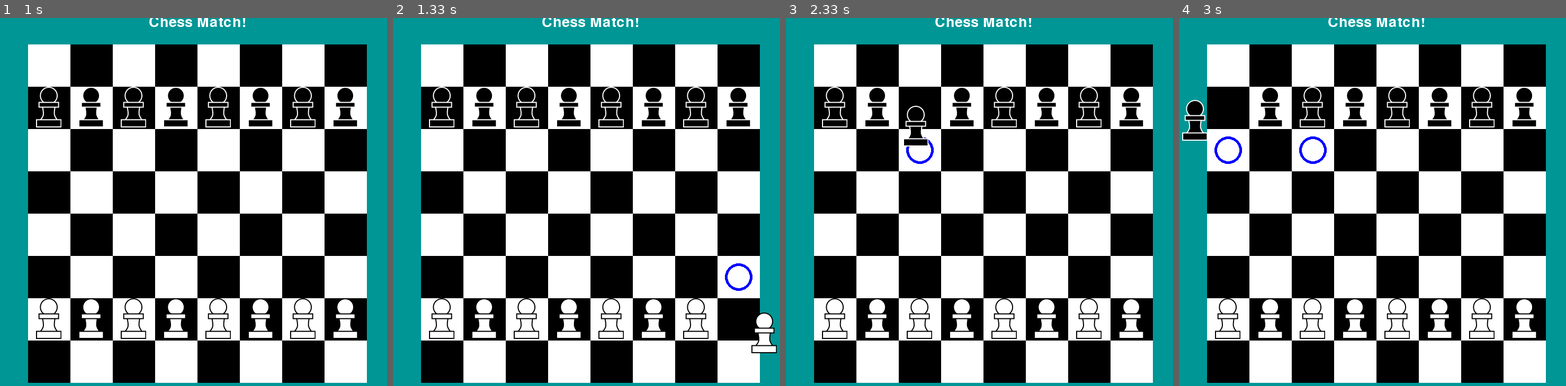
Above: before the commit, frames 1-4 (left to right).
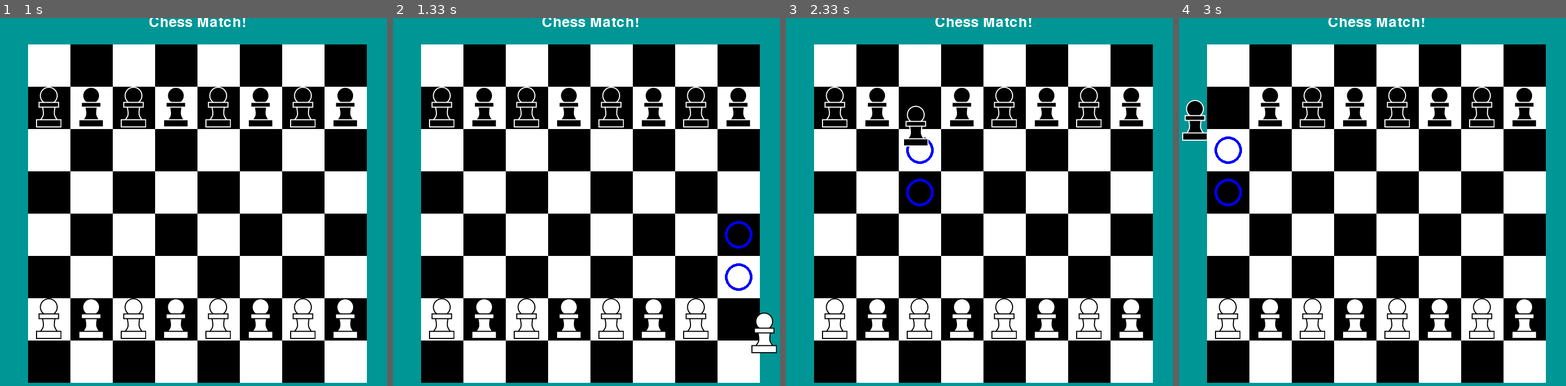
Above: after the commit, the same moments.

Repository: LJPCODESTUDIO/Pygame-Chess
Game: pygame game, started from main.py
The game is run twice, just before and just after one commit, with the same random seed, the same clock (stepped at 60 frames per second) and the same inputs.
Inputs (mouse positions are in pixels of both pictures, inside the frame that each line leads up to):
- Up to frame 1 (1 s): click (197, 202) at 0.38 s
- Up to frame 2 (1.33 s): click (764, 334) at 1.27 s
- Up to frame 3 (2.33 s): click (859, 65) at 1.6 s; click "Chess Match!" at 1.93 s; click (917, 128) at 2.27 s
- Up to frame 4 (3 s): click (1473, 176) at 2.6 s; click (1194, 121) at 2.97 s

Frame 1 is identical in both runs. In frame 2, 0.1% of the frame differs, in the area x 85-93%, y 55-63%; in frame 3, 0.1%; in frame 4, 0.3%, in the area x 9-39%, y 32-52%.

Commit message:
Mostly just cleaned the code a little
made a clamp() function because of how much I needed to keep within the grid index

Diff:
--- a/main.py
+++ b/main.py
@@ -84,21 +84,22 @@
     "Volume: "
 ]
 
+#Custom clamp function to keep grid index in range
+def clamp(val, min, max):
+    if val > max:
+        val = max
+    if val < min:
+        val = min
+    return val
+
+
 #Handle the logic
 def get_tile(x, y, offset_x, offset_y):
     global grid_x
     global grid_y
     global tile
-    grid_x = math.floor((x - offset_x)//CELL_SIZE)
-    grid_y = math.floor((y - offset_y)//CELL_SIZE)
-    if grid_x > 7:
-        grid_x = 7
-    elif grid_x < 0:
-        grid_x = 0
-    if grid_y > 7:
-        grid_y = 7
-    elif grid_y < 0:
-        grid_y = 0
+    grid_x = clamp(math.floor((x - offset_x)//CELL_SIZE), 0, 7)
+    grid_y = clamp(math.floor((y - offset_y)//CELL_SIZE), 0, 7)
     tile = grid[grid_y][grid_x]
 
 
@@ -153,66 +154,70 @@
 def find_pos(grabbed_unit, grabbed_pos):
     if grabbed_unit == "BP":
         possible_x = grabbed_pos[1]
-        possible_y = grabbed_pos[0] + BLACK_MOVES["Pawn"][0][0]
+        possible_y = clamp(grabbed_pos[0] + BLACK_MOVES["Pawn"][0][0], 0, 7)
         kill_x1 = grabbed_pos[1] + 1
         kill_x2 = grabbed_pos[1] - 1
-        if possible_y > 7:
-            return
         if grid[possible_y][possible_x] == "":
             grid[possible_y][possible_x] = "O"
-        if kill_x1 <= 7:
-            if "W" in grid[possible_y][kill_x1]:
-                grid[possible_y][kill_x1] = grid[possible_y][kill_x1] + "O"
-        if kill_x2 >= 0:
-            if "W" in grid[possible_y][kill_x2]:
-                grid[possible_y][kill_x2] = grid[possible_y][kill_x2] + "O"
+            if grid[clamp(possible_y+1, 0, 7)][possible_x] == "" and grabbed_pos[0] == 1:
+                grid[clamp(possible_y+1, 0, 7)][possible_x] = "O"
+
+        if kill_x1 <= 7 and "W" in grid[possible_y][kill_x1]:
+            grid[possible_y][kill_x1] = grid[possible_y][kill_x1] + "O"
+        if kill_x2 >= 0 and "W" in grid[possible_y][kill_x2]:
+            grid[possible_y][kill_x2] = grid[possible_y][kill_x2] + "O"
+
     if grabbed_unit == "WP":
         possible_x = grabbed_pos[1]
-        possible_y = grabbed_pos[0] + WHITE_MOVES["Pawn"][0][0]
+        possible_y = clamp(grabbed_pos[0] + WHITE_MOVES["Pawn"][0][0], 0, 7)
         kill_x1 = grabbed_pos[1] + 1
         kill_x2 = grabbed_pos[1] - 1
-        if possible_y < 0:
-            return
         if grid[possible_y][possible_x] == "":
             grid[possible_y][possible_x] = "O"
-        if kill_x1 <= 7:
-            if "B" in grid[possible_y][kill_x1]:
-                grid[possible_y][kill_x1] = grid[possible_y][kill_x1] + "O"
-        if kill_x2 >= 0:
-            if "B" in grid[possible_y][kill_x2]:
-                grid[possible_y][kill_x2] = grid[possible_y][kill_x2] + "O"
+            if grid[clamp(possible_y-1, 0, 7)][possible_x] == "" and grabbed_pos[0] == 6:
+                grid[clamp(possible_y-1, 0, 7)][possible_x] = "O"
+
+        if kill_x1 <= 7 and "B" in grid[possible_y][kill_x1]:
+            grid[possible_y][kill_x1] = grid[possible_y][kill_x1] + "O"
+        if kill_x2 >= 0 and "B" in grid[possible_y][kill_x2]:
+            grid[possible_y][kill_x2] = grid[possible_y][kill_x2] + "O"
 
 #Because it doesn't like removing circles
 def remove_pos(grabbed_unit, grabbed_pos):
     global grid
     if grabbed_unit == "BP":
         possible_x = grabbed_pos[1]
-        possible_y = grabbed_pos[0] + BLACK_MOVES["Pawn"][0][0]
-        kill_x1 = grabbed_pos[1] + 1
-        kill_x2 = grabbed_pos[1] - 1
-        if grid[possible_y][possible_x] == "":
-            grid[possible_y][possible_x] = "O"
-        if kill_x1 <= 7:
-            if "W" in grid[possible_y][kill_x1]:
-                grid[possible_y][kill_x1] = grid[possible_y][kill_x1] + "O"
-        if kill_x2 >= 0:
-            if "W" in grid[possible_y][kill_x2]:
-                grid[possible_y][kill_x2] = grid[possible_y][kill_x2] + "O"
-    if grabbed_unit == "WP":
-        possible_x = grabbed_pos[1]
-        possible_y = grabbed_pos[0] + WHITE_MOVES["Pawn"][0][0]
+        possible_y = clamp(grabbed_pos[0] + BLACK_MOVES["Pawn"][0][0], 0, 7)
         kill_x1 = grabbed_pos[1] + 1
         kill_x2 = grabbed_pos[1] - 1
         if grid[possible_y][possible_x] == "O":
             grid[possible_y][possible_x] = ""
-        if kill_x1 <= 7:
-            if "B" in grid[possible_y][kill_x1]:
-                point = grid[possible_y][kill_x1].replace("O", "")
-                grid[possible_y][kill_x1] = point
-        if kill_x2 >= 0:
-            if "B" in grid[possible_y][kill_x2]:
-                point = grid[possible_y][kill_x2].replace("O", "")
-                grid[possible_y][kill_x2] = point
+            if grid[clamp(possible_y+1, 0, 7)][possible_x] == "O" and grabbed_pos[0] == 1:
+                grid[clamp(possible_y+1, 0, 7)][possible_x] = ""
+
+        if kill_x1 <= 7 and "W" in grid[possible_y][kill_x1]:
+            point = grid[possible_y][kill_x1].replace("O", "")
+            grid[possible_y][kill_x1] = point
+        if kill_x2 >= 0 and "W" in grid[possible_y][kill_x2]:
+            point = grid[possible_y][kill_x2].replace("O", "")
+            grid[possible_y][kill_x2] = point
+
+    if grabbed_unit == "WP":
+        possible_x = grabbed_pos[1]
+        possible_y = clamp(grabbed_pos[0] + WHITE_MOVES["Pawn"][0][0], 0, 7)
+        kill_x1 = grabbed_pos[1] + 1
+        kill_x2 = grabbed_pos[1] - 1
+        if grid[possible_y][possible_x] == "O":
+            grid[possible_y][possible_x] = ""
+            if grid[clamp(possible_y-1, 0, 7)][possible_x] == "O" and grabbed_pos[0] == 6:
+                grid[clamp(possible_y-1, 0, 7)][possible_x] = ""
+
+        if kill_x1 <= 7 and "B" in grid[possible_y][kill_x1]:
+            point = grid[possible_y][kill_x1].replace("O", "")
+            grid[possible_y][kill_x1] = point
+        if kill_x2 >= 0 and "B" in grid[possible_y][kill_x2]:
+            point = grid[possible_y][kill_x2].replace("O", "")
+            grid[possible_y][kill_x2] = point
 
 #Draw the screen
 def draw_debug():
